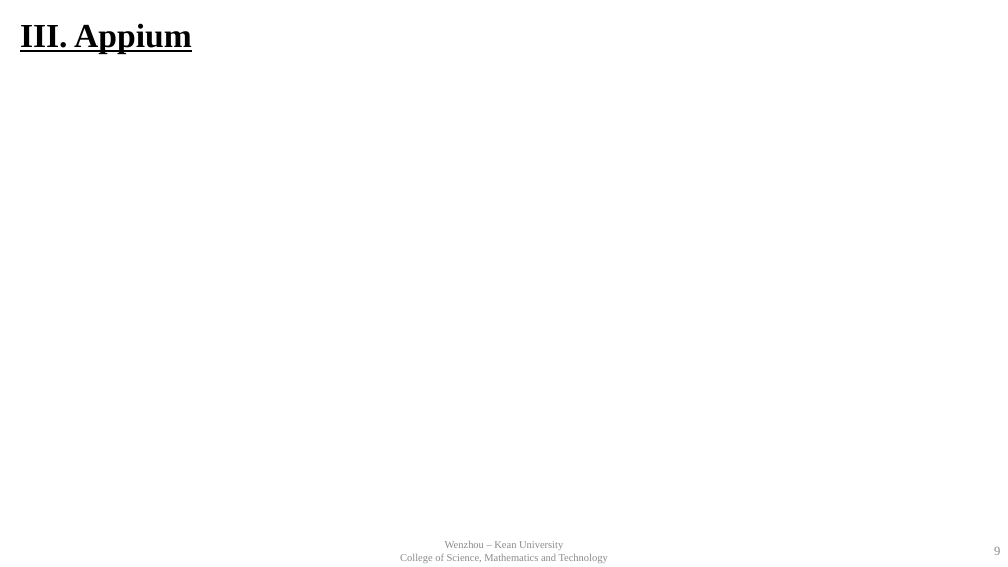
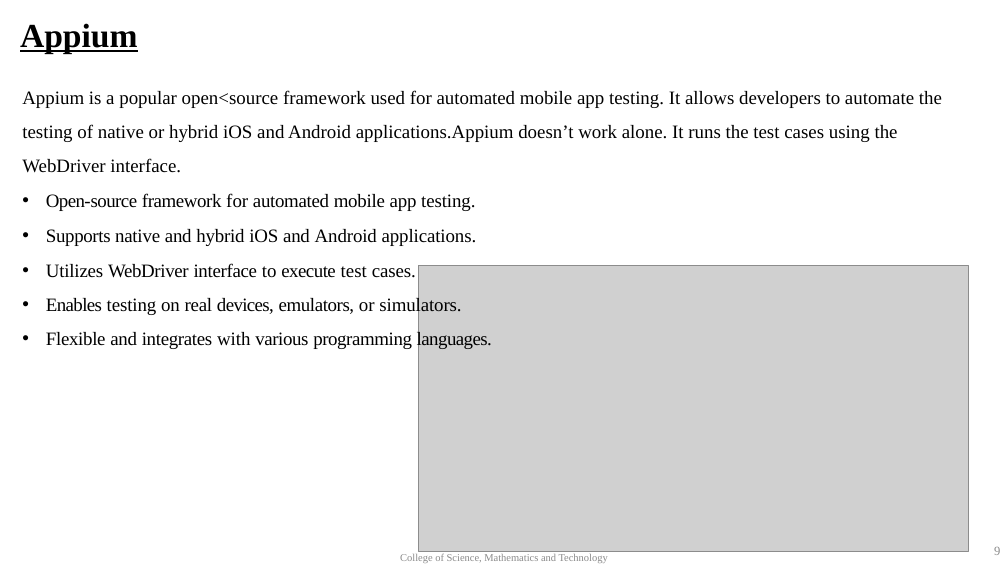
Before and after one commit to baocheng1989/sqa_paper, a slide deck: slide 9 of presentation.pptx. Drawn at 1008x567 pixels with LibreOffice and Linux fonts; fonts in the diff are those of the drawing; grey boxes stand for pictures; background and template pictures are left out. Boxes give left, top, right and bottom in pixels: in the first picture for what was removed or moved away, otherwise in the second. Text is boxed around its words. In the diff, an @@ line names an element or a change of style, - is before the commit and + after.

```diff
--- a/presentation.pptx
+++ b/presentation.pptx
@@ title at (20, 23, 138, 54): text changed @@
-III. Appium
+Appium
@@ text added at (22, 90, 942, 350), 18 pt, text #000000 @@
+Appium is a popular open<source framework used for automated mobile app testing. It allows developers to automate the testing of native or hybrid iOS and Android applications.Appium doesn’t work alone. It runs the test cases using the
+WebDriver interface.
+• Open-source framework for automated mobile app testing.
+• Supports native and hybrid iOS and Android applications.
+• Utilizes WebDriver interface to execute test cases.
+• Enables testing on real devices, emulators, or simulators.
+• Flexible and integrates with various programming languages.
@@ picture added at (419, 265, 969, 551) @@
```
Also in this commit, not shown: 9 other slides changed, 3 slides added, 2 other files.
